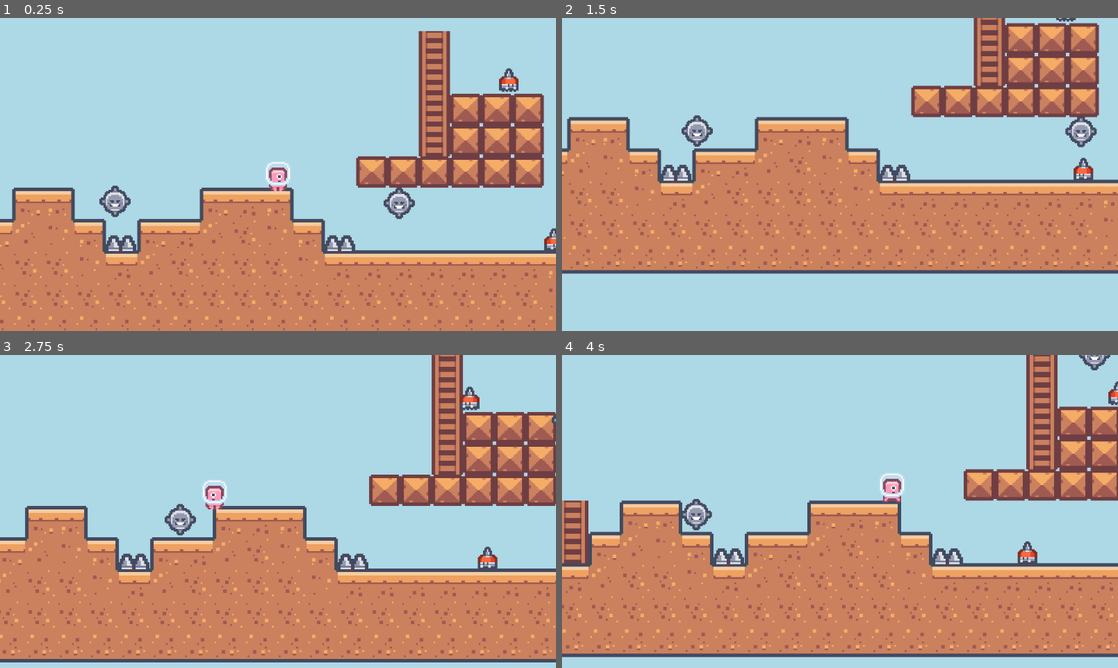
Above: before the commit, frames 1-4 (two rows, left to right).
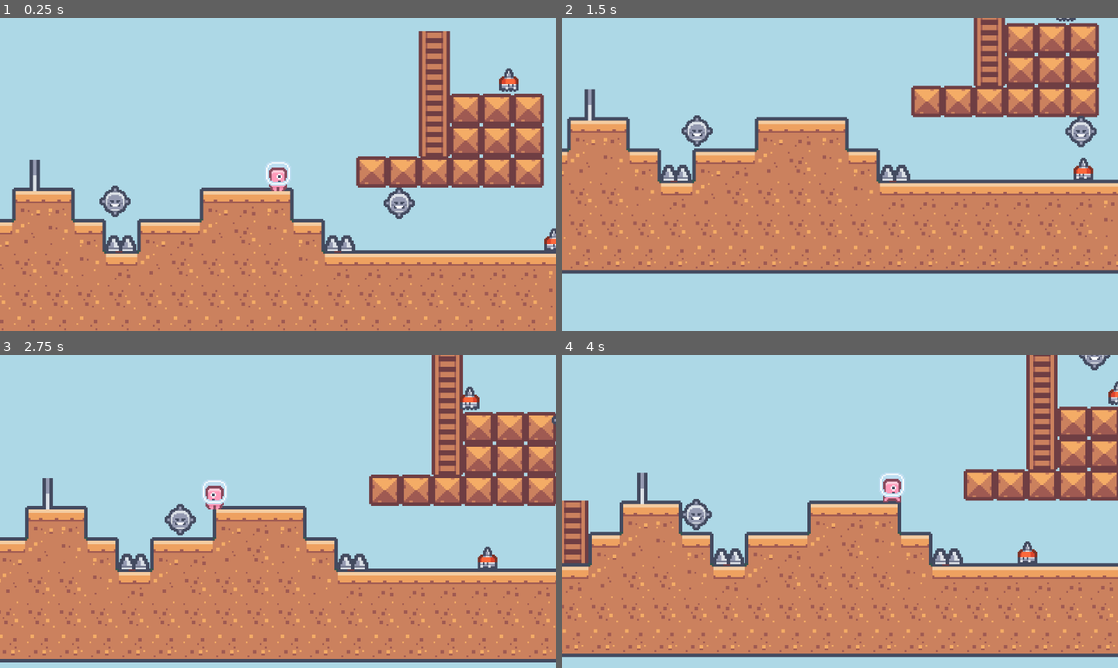
Above: after the commit, the same moments.

Repository: radoslawg/pixelart-platformer-tut
Game: Godot game, scene res://Scenes/World/world.tscn
The game is run twice, just before and just after one commit, with the same random seed, the same clock (stepped at 60 frames per second) and the same inputs.
Inputs:
- Up to frame 1 (0.25 s): no input
- Up to frame 2 (1.5 s): tap Enter (ui_accept) at 0.5, 0.77 s; hold Right (ui_right) from 0.53 s (still down)
- Up to frame 3 (2.75 s): tap Enter (ui_accept) at 1.52 s; release Right (ui_right) at 2.03 s; hold Left (ui_left) from 2.03 s (still down)
- Up to frame 4 (4 s): release Left (ui_left) at 2.78 s; hold Right (ui_right) from 2.78 s (still down); tap Enter (ui_accept) at 3.02, 3.77 s

The runs differ from the first frame. In frame 1, 0.2% of the frame differs, in the area x 5-8%, y 45-56%; in frame 2, 0.2%, in the area x 4-6%, y 22-33%; in frame 3, 0.2%; in frame 4, 0.2%.

Commit message:
Checkpoints implementation

Diff:
--- /dev/null
+++ b/Scenes/World/checkpoint.gd
@@ -0,0 +1,9 @@
+extends Area2D
+
+@onready var _sprite:AnimatedSprite2D = $AnimatedSprite2D
+
+func _on_body_entered(body:Node2D) -> void:
+	print_debug("Checkpoint reached")
+	if not body is Player: return
+	_sprite.play("checked")
+	Events.emit_signal("checkpoint_reached", position)
--- /dev/null
+++ b/Scenes/World/checkpoint.tscn
@@ -0,0 +1,56 @@
+[gd_scene load_steps=8 format=3 uid="uid://qrs5sdjbmj5d"]
+
+[ext_resource type="Script" path="res://Scenes/World/checkpoint.gd" id="1_cxa4j"]
+[ext_resource type="Texture2D" uid="uid://dj4i78gbmc8lh" path="res://Graphics/tilemap_packed.png" id="1_m6egc"]
+
+[sub_resource type="AtlasTexture" id="AtlasTexture_b38ck"]
+atlas = ExtResource("1_m6egc")
+region = Rect2(198, 90, 18, 18)
+
+[sub_resource type="AtlasTexture" id="AtlasTexture_3ewc8"]
+atlas = ExtResource("1_m6egc")
+region = Rect2(216, 90, 18, 18)
+
+[sub_resource type="AtlasTexture" id="AtlasTexture_odgqq"]
+atlas = ExtResource("1_m6egc")
+region = Rect2(198, 108, 18, 18)
+
+[sub_resource type="SpriteFrames" id="SpriteFrames_xbnsn"]
+animations = [{
+"frames": [{
+"duration": 1.0,
+"texture": SubResource("AtlasTexture_b38ck")
+}, {
+"duration": 1.0,
+"texture": SubResource("AtlasTexture_3ewc8")
+}],
+"loop": true,
+"name": &"checked",
+"speed": 5.0
+}, {
+"frames": [{
+"duration": 1.0,
+"texture": SubResource("AtlasTexture_odgqq")
+}],
+"loop": true,
+"name": &"unchecked",
+"speed": 5.0
+}]
+
+[sub_resource type="RectangleShape2D" id="RectangleShape2D_lt7ph"]
+size = Vector2(17, 18)
+
+[node name="Checkpoint" type="Area2D"]
+collision_mask = 2
+script = ExtResource("1_cxa4j")
+
+[node name="AnimatedSprite2D" type="AnimatedSprite2D" parent="."]
+position = Vector2(0, -9)
+sprite_frames = SubResource("SpriteFrames_xbnsn")
+animation = &"unchecked"
+
+[node name="CollisionShape2D" type="CollisionShape2D" parent="."]
+position = Vector2(0.5, -9)
+shape = SubResource("RectangleShape2D_lt7ph")
+
+[connection signal="body_entered" from="." to="." method="_on_body_entered"]
--- a/Scenes/World/world.tscn
+++ b/Scenes/World/world.tscn
@@ -7,6 +7,7 @@
 [ext_resource type="PackedScene" uid="uid://dyp0u7thvx3nv" path="res://Scenes/player.tscn" id="5_6sk8f"]
 [ext_resource type="PackedScene" uid="uid://bc4x1ya6oroi" path="res://Scenes/Enemies/walking_enemy.tscn" id="6_kslk7"]
 [ext_resource type="PackedScene" uid="uid://bv0t0krhtymmb" path="res://Scenes/Enemies/moving_spike_enemy.tscn" id="7_ucse1"]
+[ext_resource type="PackedScene" uid="uid://qrs5sdjbmj5d" path="res://Scenes/World/checkpoint.tscn" id="8_off0r"]
 
 [sub_resource type="Curve2D" id="Curve2D_hsgdm"]
 _data = {
@@ -52,11 +53,6 @@
 
 [node name="Player" parent="." instance=ExtResource("5_6sk8f")]
 position = Vector2(126, 72)
-SPEED = 100.0
-ACCELERATION = 5.0
-DEACCELERATION = 15.0
-JUMP_VELOCITY = 300.0
-SMALL_JUMP_VELOCITY = 40.0
 FAST_FALL_SPEED = 100.0
 
 [node name="WalkingEnemy" parent="." instance=ExtResource("6_kslk7")]
@@ -86,3 +82,6 @@
 editor_draw_drag_margin = true
 
 [node name="RespawnTimer" type="Timer" parent="."]
+
+[node name="Checkpoint" parent="." instance=ExtResource("8_off0r")]
+position = Vector2(1, 92)
--- a/Scenes/world.gd
+++ b/Scenes/world.gd
@@ -14,6 +14,7 @@
 	connect_camera()
 	Events.connect("player_died", self._on_player_died)
 	playerSpawnLocation = player.global_position
+	Events.connect("checkpoint_reached", self._on_checkpoint_reached)
 
 var timer = 0.0
 var hit = 0
@@ -42,3 +43,6 @@
 	player.position = playerSpawnLocation
 	add_child(player)
 	connect_camera()
+
+func _on_checkpoint_reached(position: Vector2) -> void:
+	playerSpawnLocation = position
--- a/Scripts/Events.gd
+++ b/Scripts/Events.gd
@@ -1,3 +1,4 @@
 extends Node
 
 signal player_died
+signal checkpoint_reached(checkpoint_position: Vector2)
Not shown: 1 places in Scenes/World/world.tscn that only renumber resources
